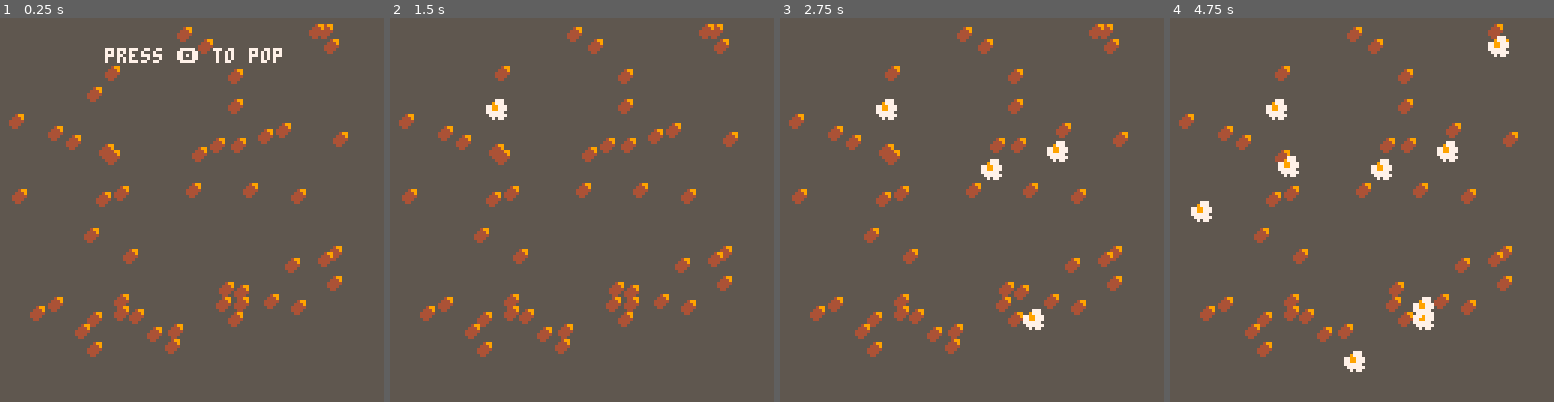
Above: before the commit, frames 1-4 (left to right).
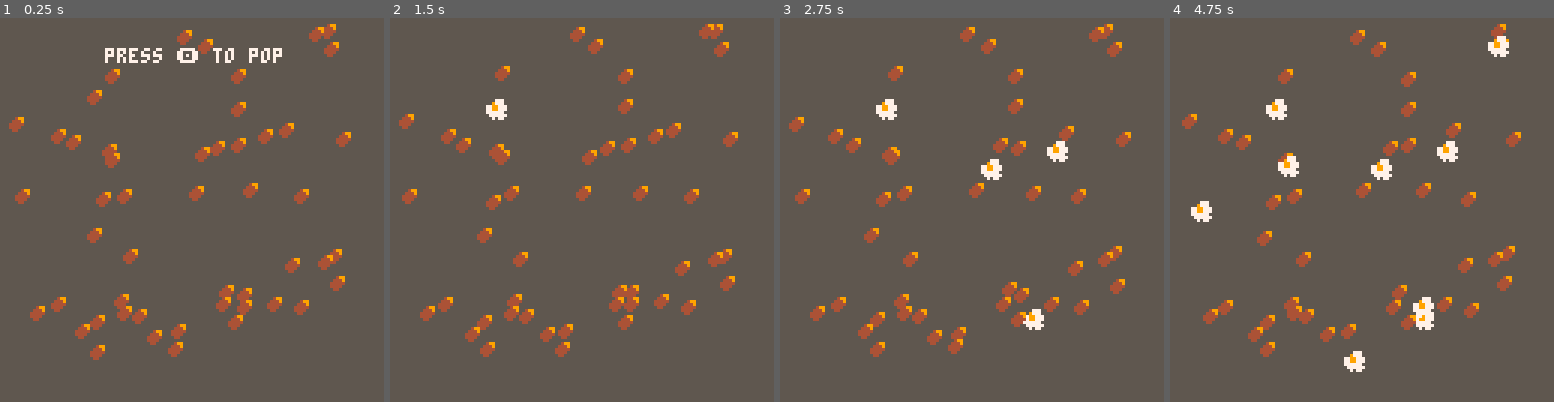
Above: after the commit, the same moments.

Repository: thoughtlesslabs/popper
Game: PICO-8 cartridge popper.p8
Same seed, same stepped clock (60 frames per second), same inputs: the game is played once before the commit and once after it.
Inputs:
- Up to frame 1 (0.25 s): no input
- Up to frame 2 (1.5 s): tap X (X key) at 0.33, 1.07 s; tap O (Z key) at 0.7 s
- Up to frame 3 (2.75 s): tap O (Z key) at 1.7, 2.1, 2.5 s; tap X (X key) at 1.85 s
- Up to frame 4 (4.75 s): tap O (Z key) every 0.4 s from 2.9 to 4.5 s; tap X (X key) at 2.97, 4.08 s

The runs differ from the first frame. In frame 1, 2.9% of the frame differs, in the area x 2-92%, y 1-90%; in frame 2, 1.8%; in frame 3, 2.6%; in frame 4, 2.7%.

Commit message:
Added jittering to unpopped kernels

Diff:
--- a/popper.p8
+++ b/popper.p8
@@ -11,7 +11,7 @@
 end
 
 --set game mode
-function _update60()
+function _update()
 	if mode=="start" then
 		updatestart()
 	elseif mode=="game" then
@@ -43,6 +43,15 @@
 			add(v,true)
 			add(n,i)
 		end
+end
+
+--kernel jitter
+
+function jitter()
+	jit={}
+	for i=1,50 do
+		add(jit,rnd(2))
+	end
 end
 
 --pop kernels base on user input
@@ -66,10 +75,11 @@
 function drawkern()
 	local i
 	cls(5)
+	jitter()
 	--rectfill(35,35,95,60,4)
 	for i=1,#x do
 		if v[i] then
-			spr(2,x[i],y[i])
+			spr(2,x[i]+rnd(jit),y[i]+rnd(jit))
 		elseif pop then
 			spr(1,x[i]+5,y[i]+5)
 		end
